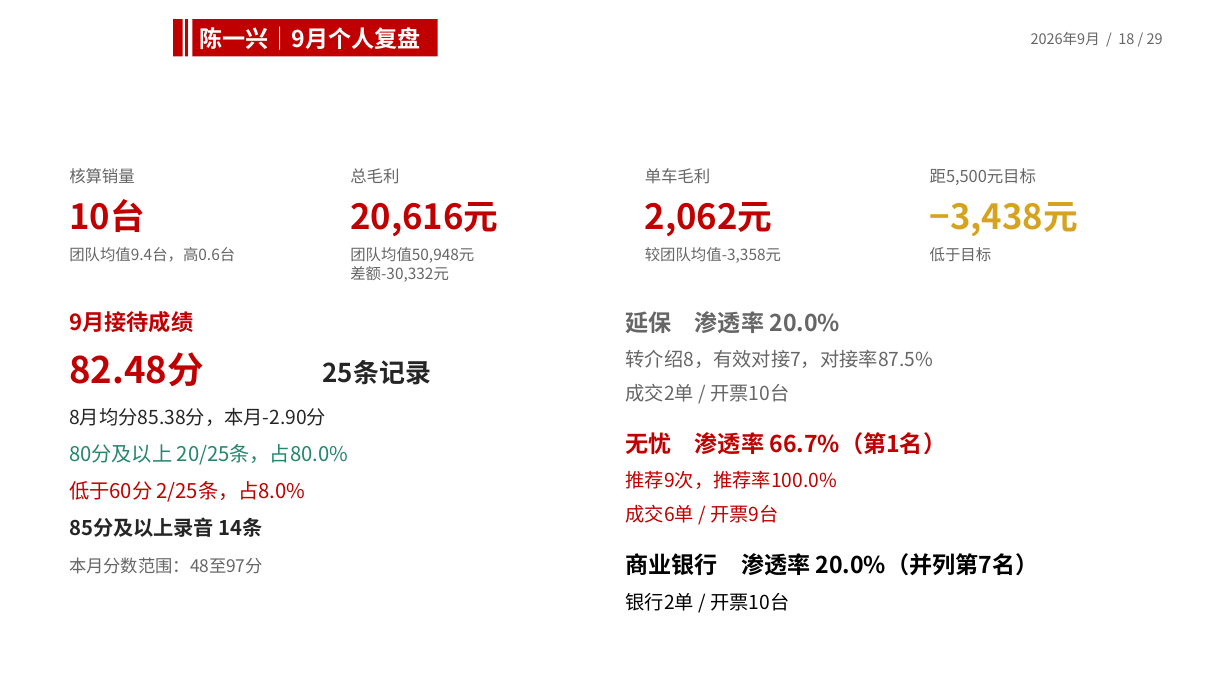
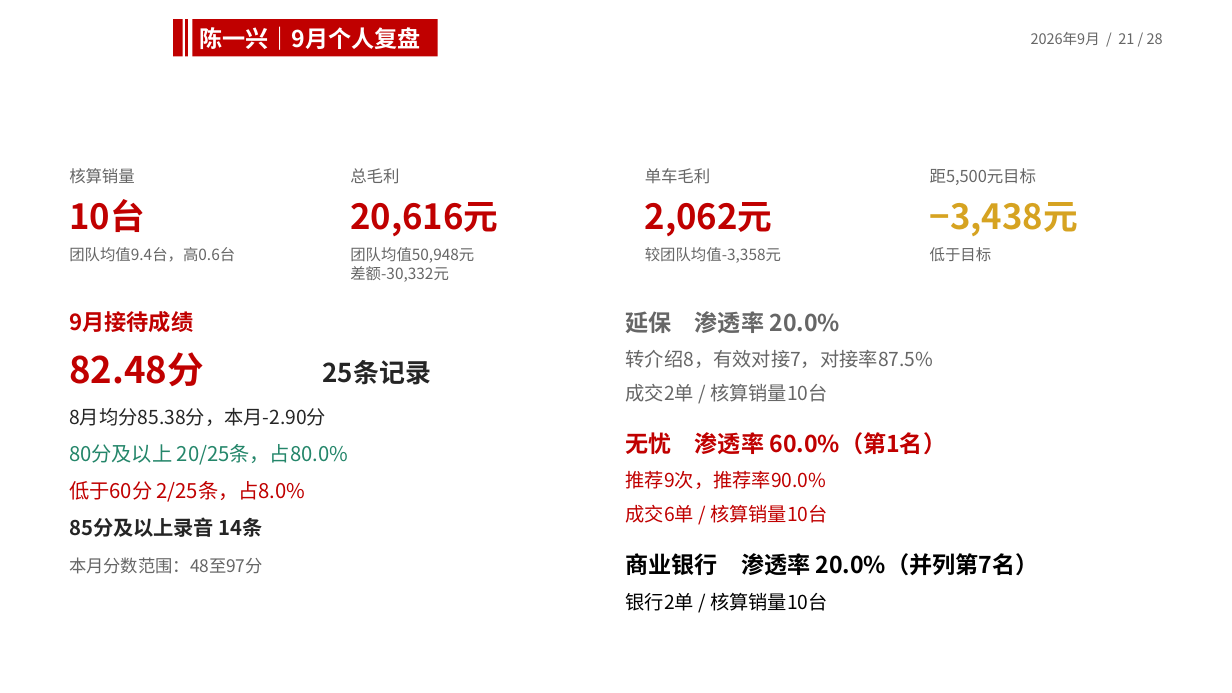
Before and after one commit to 87436173-prog/anfang, a slide deck: slide 21 of artifact-template-sales-monthly-review/assets/reference.pptx (slide 18 before the commit). Drawn at 1232x693 pixels with LibreOffice and Linux fonts; fonts in the diff are those of the drawing; background and template pictures are left out. Boxes give left, top, right and bottom in pixels: in the first picture for what was removed or moved away, otherwise in the second. Text is boxed around its words. In the diff, an @@ line names an element or a change of style, - is before the commit and + after.

```diff
--- a/artifact-template-sales-monthly-review/assets/reference.pptx
+++ b/artifact-template-sales-monthly-review/assets/reference.pptx
@@ text at box(1031, 32, 1163, 45): text changed @@
-2026年9月 / 18 / 29
+2026年9月 / 21 / 28
@@ text at box(626, 384, 828, 402): text changed @@
-成交2单 / 开票10台
+成交2单 / 核算销量10台
@@ text at box(626, 432, 946, 454): text changed @@
-无忧 渗透率 66.7%（第1名）
+无忧 渗透率 60.0%（第1名）
@@ text at box(626, 470, 827, 489): text changed @@
-推荐9次，推荐率100.0%
+推荐9次，推荐率90.0%
@@ text at box(626, 504, 828, 523): text changed @@
-成交6单 / 开票9台
+成交6单 / 核算销量10台
@@ text at box(626, 592, 828, 611): text changed @@
-银行2单 / 开票10台
+银行2单 / 核算销量10台
```
Also in this commit, not shown: 25 other slides changed, 1 slide removed, 5 other files.
